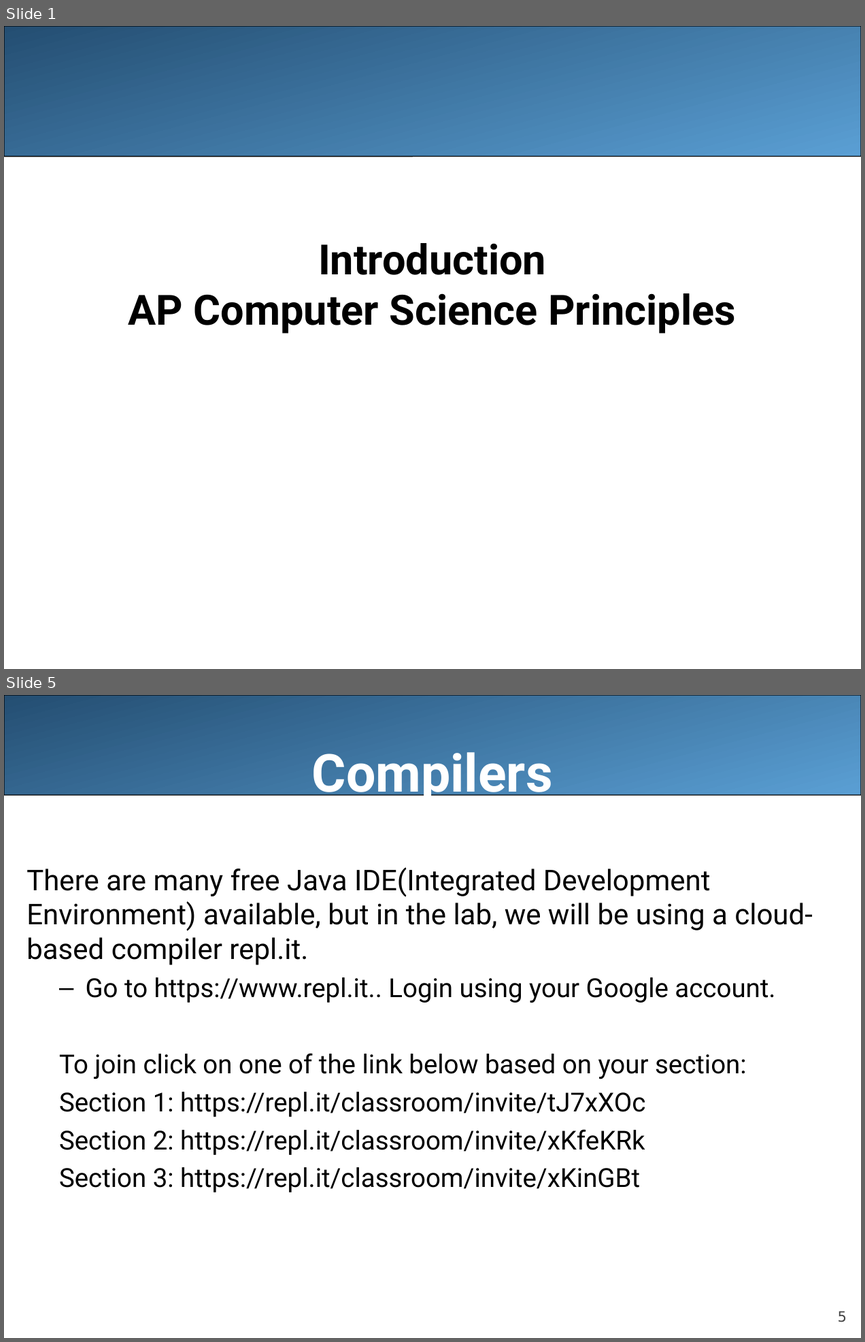
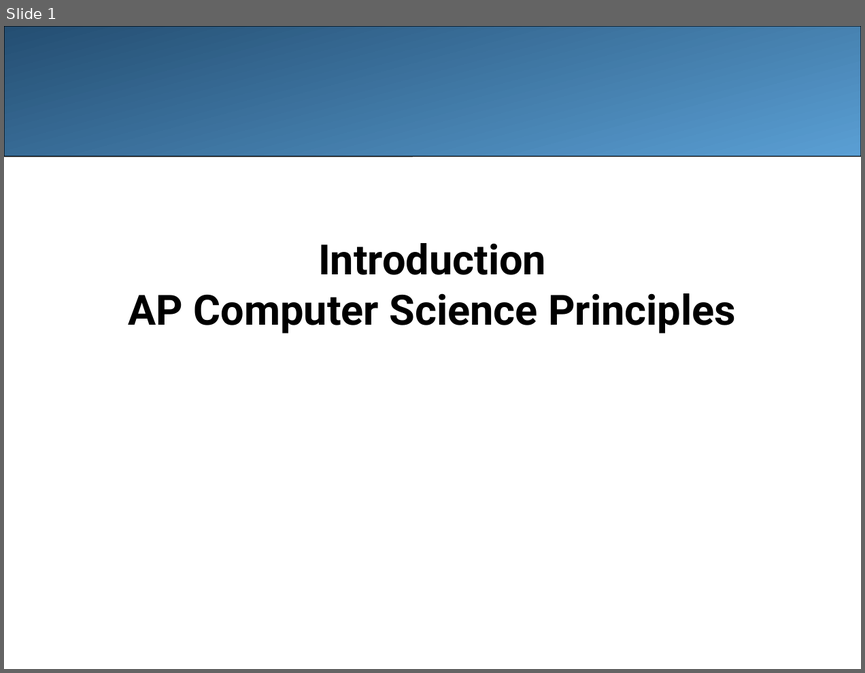
Before and after one commit to LongBaoNguyen/longbaonguyen.github.io, a slide deck: courses/apcsp/lecture0_Intro.ppt. Shown one above the other, each under a label of ours: slides 1 and 5 before the commit, slide 1 after it; the slides between them are not shown. The pictures are 865x1342 and 865x673 pixels, drawn with LibreOffice and Linux fonts; fonts in the diff are those of the drawing. Boxes give left, top, right and bottom in pixels: in the first picture for what was removed or moved away, otherwise in the second. Text is boxed around its words. In the diff, an @@ line names an element or a change of style, - is before the commit and + after.

```diff
--- a/courses/apcsp/lecture0_Intro.ppt
+++ b/courses/apcsp/lecture0_Intro.ppt
@@ slide 5 removed at (4,695,861,1338), background #FFFFFF @@
@@ rounded rectangle removed at (4,695,861,795) @@
@@ title removed at (312,752,553,803) @@
-Compilers
@@ text removed at (26,867,813,1192) @@
-There are many free Java IDE(Integrated Development Environment) available, but in the lab, we will be using a cloud-based compiler repl.it.
-  – Go to https://www.repl.it.. Login using your Google account.
-  To join click on one of the link below based on your section:
-  Section 1: https://repl.it/classroom/invite/tJ7xXOc
-  Section 2: https://repl.it/classroom/invite/xKfeKRk
-  Section 3: https://repl.it/classroom/invite/xKinGBt
@@ page number removed at (838,1310,847,1322) @@
-5
```
Also in this commit, not shown: 5 slides changed, 1 slide added, 1 other slide removed, 5 other files.
